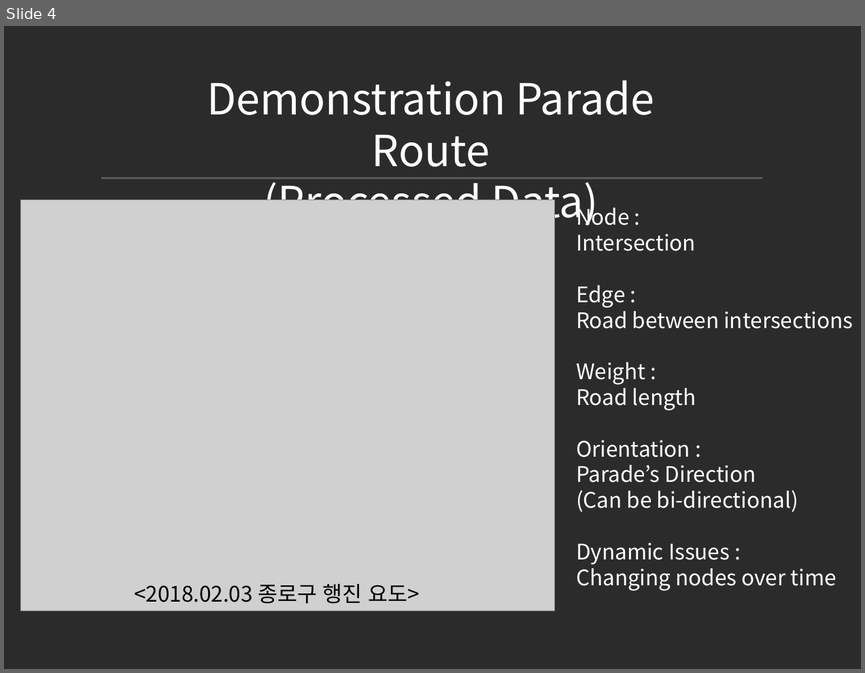
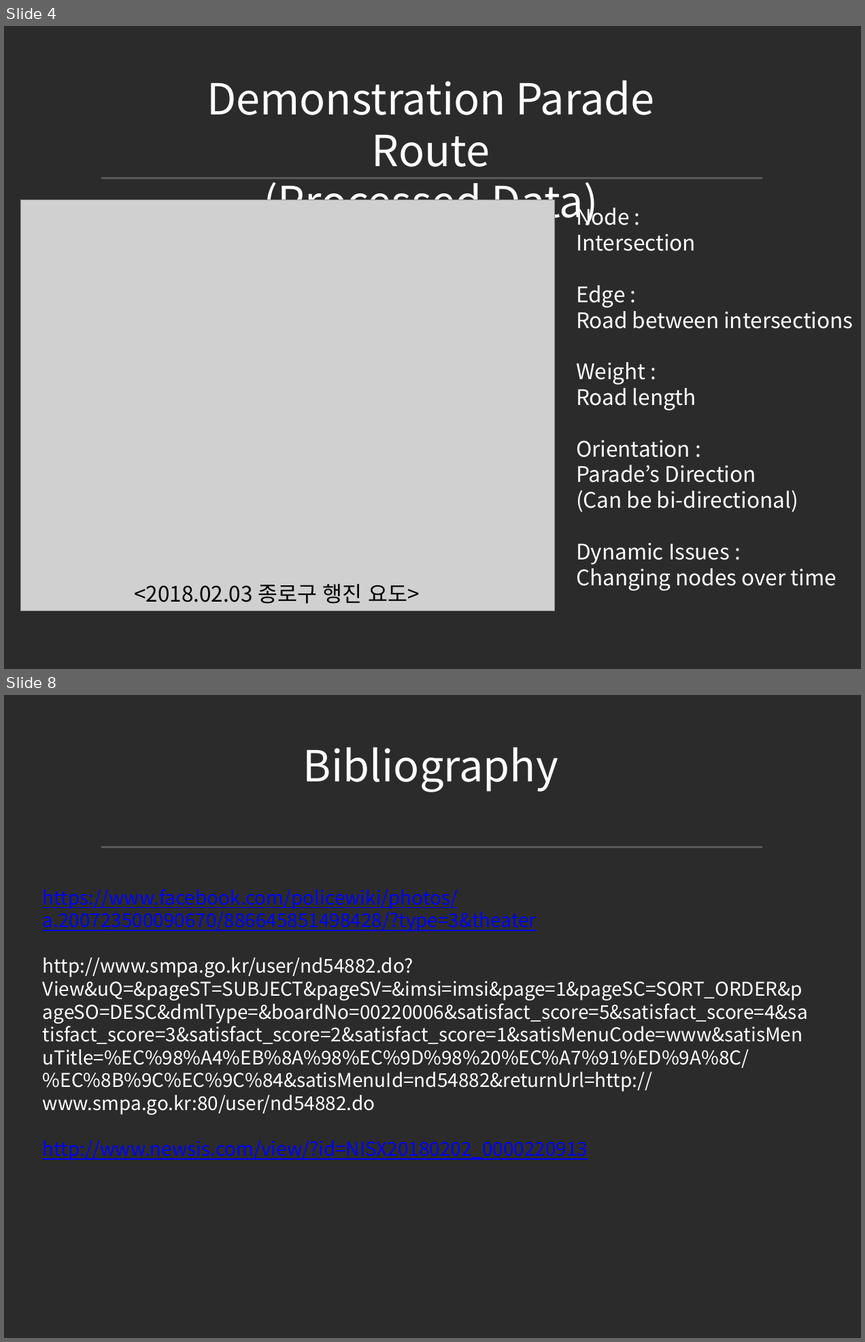
Before and after one commit to jowoni/Data-Structure-Design, a slide deck: Dynamic Graphs/Dynamic Graphs ppt.pptx. Shown one above the other, each under a label of ours: slide 4 before the commit, slides 4 and 8 after it; the slides between them are not shown. The pictures are 865x673 and 865x1342 pixels, drawn with LibreOffice and Linux fonts; fonts in the diff are those of the drawing; grey boxes stand for pictures; background and template pictures are left out; a plain dark background stands for a picture behind light text. Boxes give left, top, right and bottom in pixels: in the first picture for what was removed or moved away, otherwise in the second. Text is boxed around its words. In the diff, an @@ line names an element or a change of style, - is before the commit and + after.

```diff
--- a/Dynamic Graphs/Dynamic Graphs ppt.pptx
+++ b/Dynamic Graphs/Dynamic Graphs ppt.pptx
@@ slide 8 added at [4,695,861,1338], background picture (left out) @@
@@ text added at [303,747,558,792], 36 pt, text #FFFFFF @@
+Bibliography
@@ line added from (102, 847) to (762, 847), #595959 2 pt @@
@@ text added at [43,889,808,1160], 16 pt, text #FFFFFF @@
+https://www.facebook.com/policewiki/photos/a.200723500090670/886645851498428/?type=3&theater
+http://www.smpa.go.kr/user/nd54882.do?View&uQ=&pageST=SUBJECT&pageSV=&imsi=imsi&page=1&pageSC=SORT_ORDER&pageSO=DESC&dmlType=&boardNo=00220006&satisfact_score=5&satisfact_score=4&satisfact_score=3&satisfact_score=2&satisfact_score=1&satisMenuCode=www&satisMenuTitle=%EC%98%A4%EB%8A%98%EC%9D%98%20%EC%A7%91%ED%9A%8C/%EC%8B%9C%EC%9C%84&satisMenuId=nd54882&returnUrl=http://www.smpa.go.kr:80/user/nd54882.do
+http://www.newsis.com/view/?id=NISX20180202_0000220913
```
Also in this commit, not shown: 4 slides changed, 1 slide removed, 2 other files.
